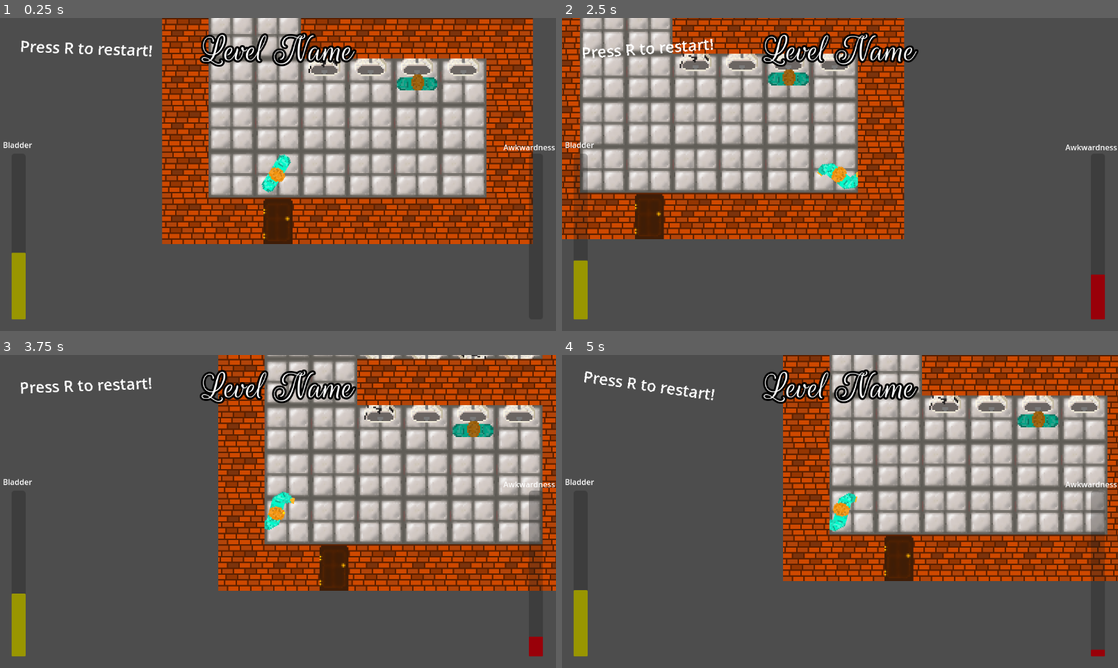
Above: before the commit, frames 1-4 (two rows, left to right).
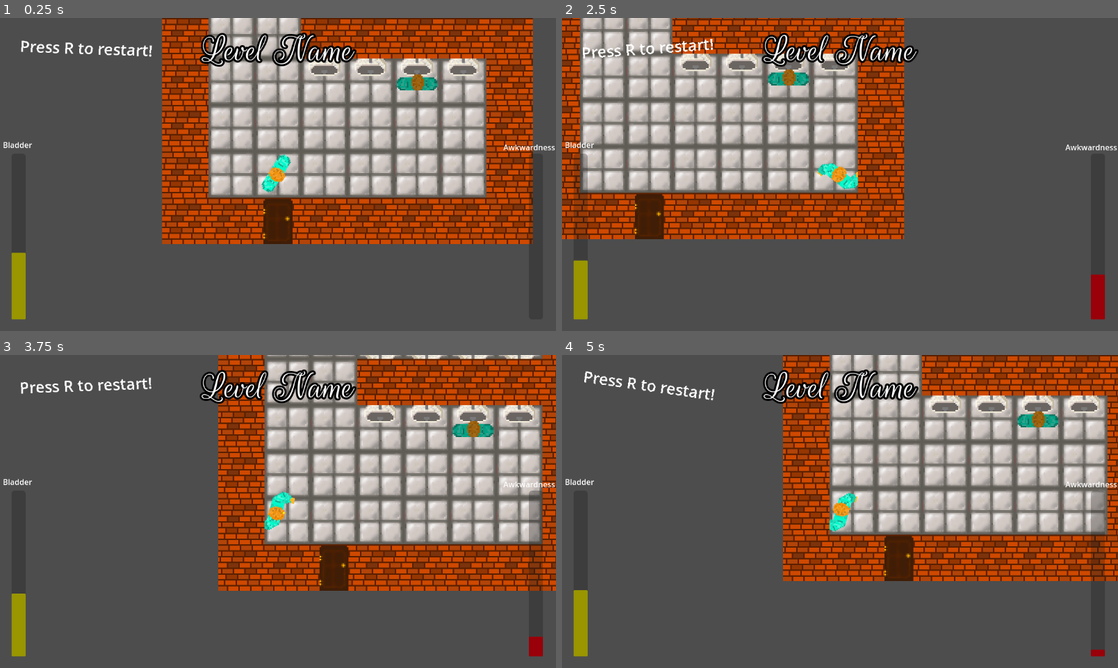
Above: after the commit, the same moments.

Repository: Jibby-Games/PizzaJam11
Game: Godot game, scene res://levels/level4.tscn
Same seed, same stepped clock (60 frames per second), same inputs: the game is played once before the commit and once after it. This scene is started directly instead of the project's main scene.
Inputs (mouse positions are in pixels of both pictures, inside the frame that each line leads up to):
- Up to frame 1 (0.25 s): no input
- Up to frame 2 (2.5 s): tap R (restart) at 0.5, 1.25, 2 s; move the mouse to (962, 158) at 0.52 s; press the mouse at (962, 158) at 0.53 s; hold D (right) 0.53-1.28 s; move the mouse to (728, 190) at 1.27 s; release the mouse at (728, 190) at 1.28 s; hold S (down) 1.28-2.03 s; click (728, 190) at 1.35 s; move the mouse to (895, 105) at 2.02 s; press the mouse at (895, 105) at 2.03 s; hold D (right) from 2.03 s (still down)
- Up to frame 3 (3.75 s): tap R (restart) at 2.75, 3.5 s; move the mouse to (250, 574) at 2.77 s; release D (right) at 2.78 s; release the mouse at (250, 574) at 2.78 s; hold W (up) 2.78-3.53 s; click (250, 574) at 2.85 s; move the mouse to (444, 558) at 3.52 s; press the mouse at (444, 558) at 3.53 s; hold A (left) from 3.53 s (still down)
- Up to frame 4 (5 s): keep holding A (left); tap R (restart) at 4.25 s; move the mouse to (673, 464) at 4.27 s; release the mouse at (673, 464) at 4.28 s; click (673, 464) at 4.35 s

The runs differ from the first frame. In frame 1, less than 0.1% of the frame differs, in the area x 55-61%, y 13-18%; in frame 2, less than 0.1%; in frame 3, less than 0.1%, in the area x 65-88%, y 0-21%; in frame 4, less than 0.1%.

Commit message:
switch off vidual marker for breakable urinals

Diff:
--- a/objects/urinal.gd
+++ b/objects/urinal.gd
@@ -33,7 +33,7 @@
 			break_threshold / 2,
 			3 * break_threshold / 4,
 		]
-		$UpperSprite.animation = "broken"
+		#$UpperSprite.animation = "broken"
 
 
 func is_occupied() -> bool:
